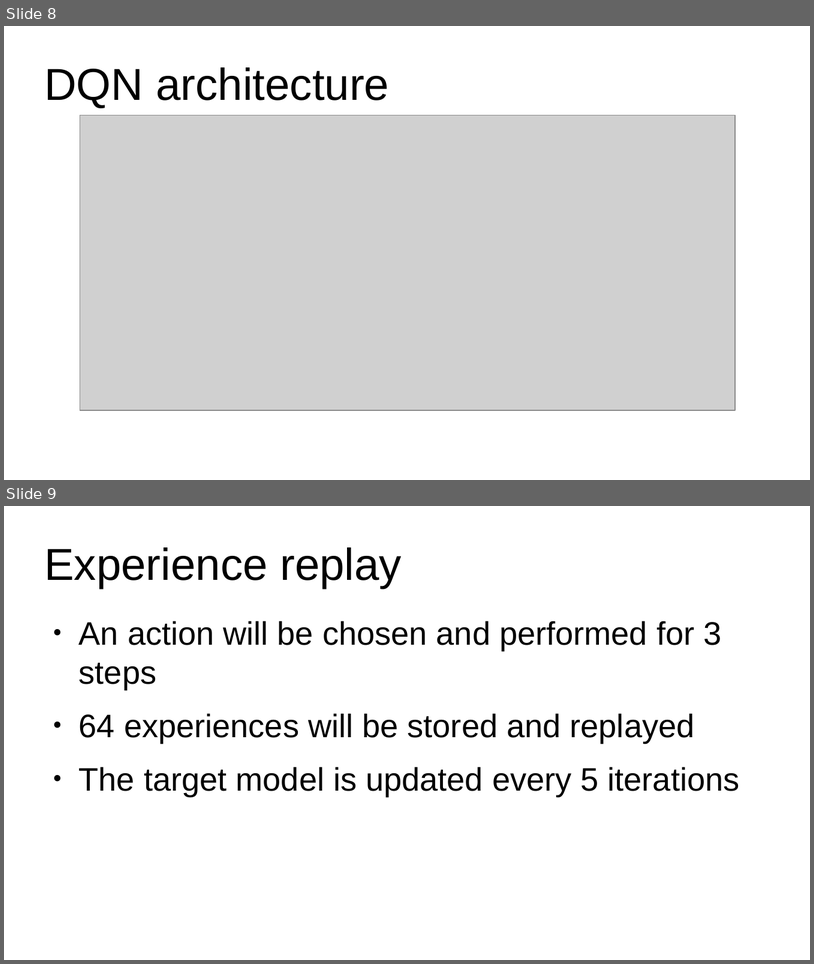
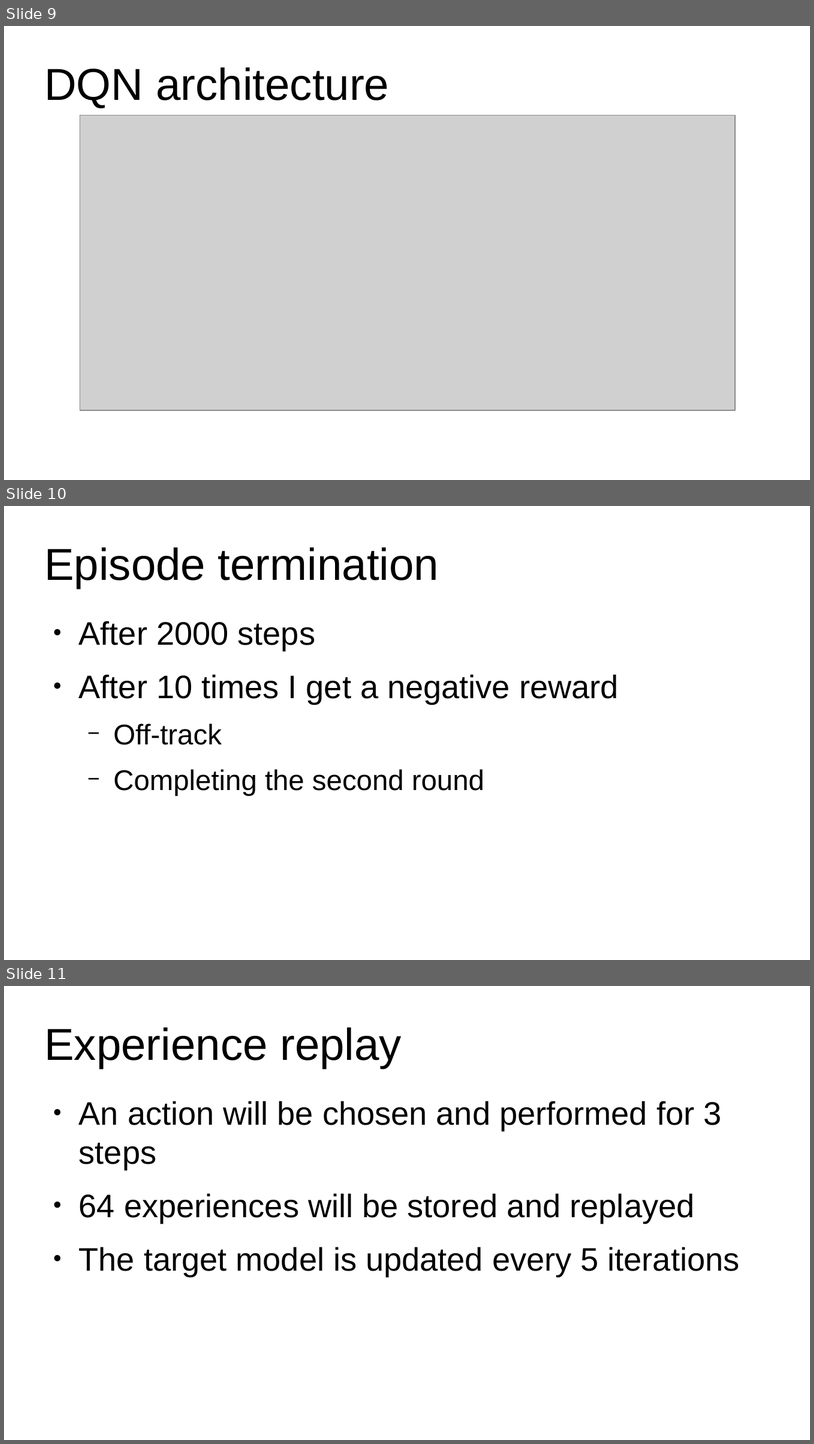
Before and after one commit to albertoZurini/magi, a slide deck: 1_anno/1_semestre/data_driven/proj/pres/Presentation.odp. Shown one above the other, each under a label of ours: slides 8 and 9 before the commit, slides 9, 10 and 11 after it. The pictures are 814x964 and 814x1444 pixels, drawn with LibreOffice and Linux fonts; fonts in the diff are those of the drawing; grey boxes stand for pictures. Boxes give left, top, right and bottom in pixels: in the first picture for what was removed or moved away, otherwise in the second. Text is boxed around its words. In the diff, an @@ line names an element or a change of style, - is before the commit and + after.

```diff
--- a/1_anno/1_semestre/data_driven/proj/pres/Presentation.odp
+++ b/1_anno/1_semestre/data_driven/proj/pres/Presentation.odp
@@ slide 10 added at <box>4,506,810,960</box>, background #FFFFFF @@
@@ title added at <box>44,547,439,588</box>, 44 pt, text #000000 @@
+Episode termination
@@ text added at <box>79,621,619,796</box>, 32 pt, text #000000 @@
+● After 2000 steps
+● After 10 times I get a negative reward
+  − Off-track
+  − Completing the second round
@@ what was slide 8 is now slide 9 @@
@@ what was slide 9 is now slide 11 @@
```
Also in this commit, not shown: 5 slides changed, 3 other slides added, 1 slide removed, 12 other files.
